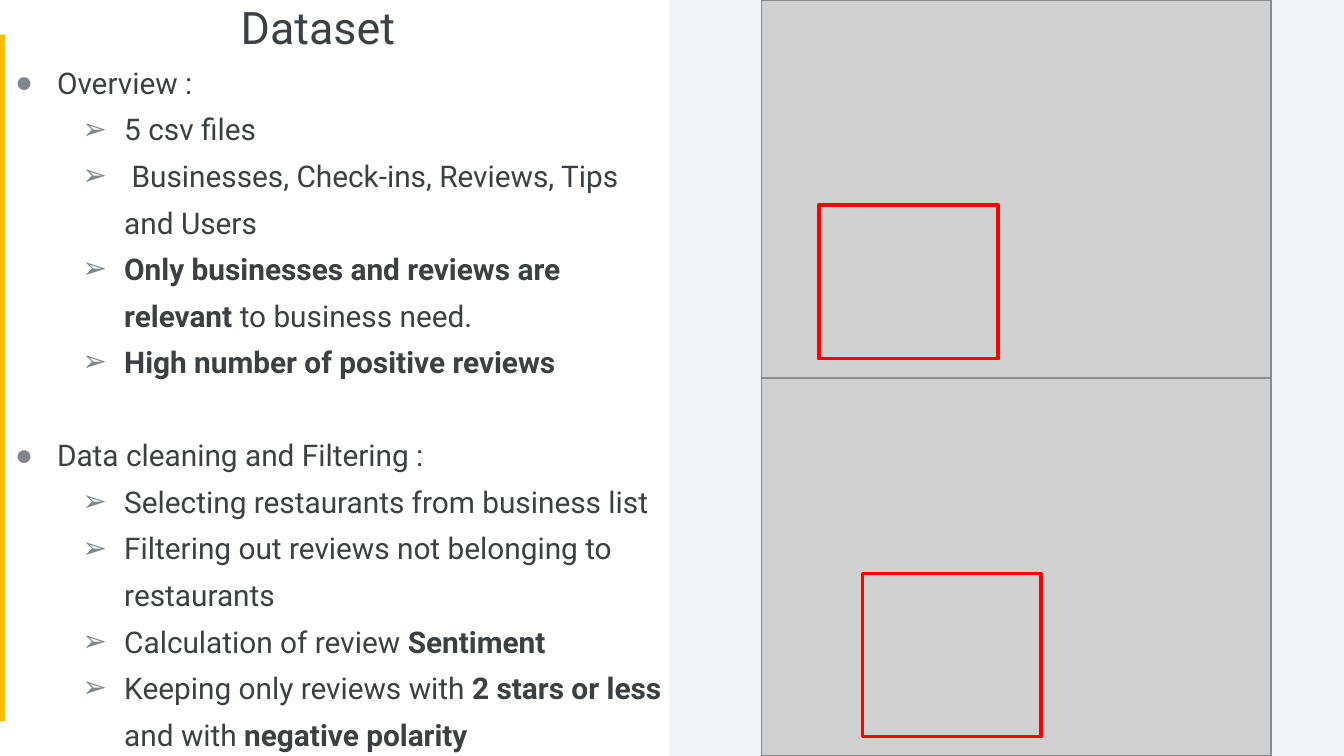
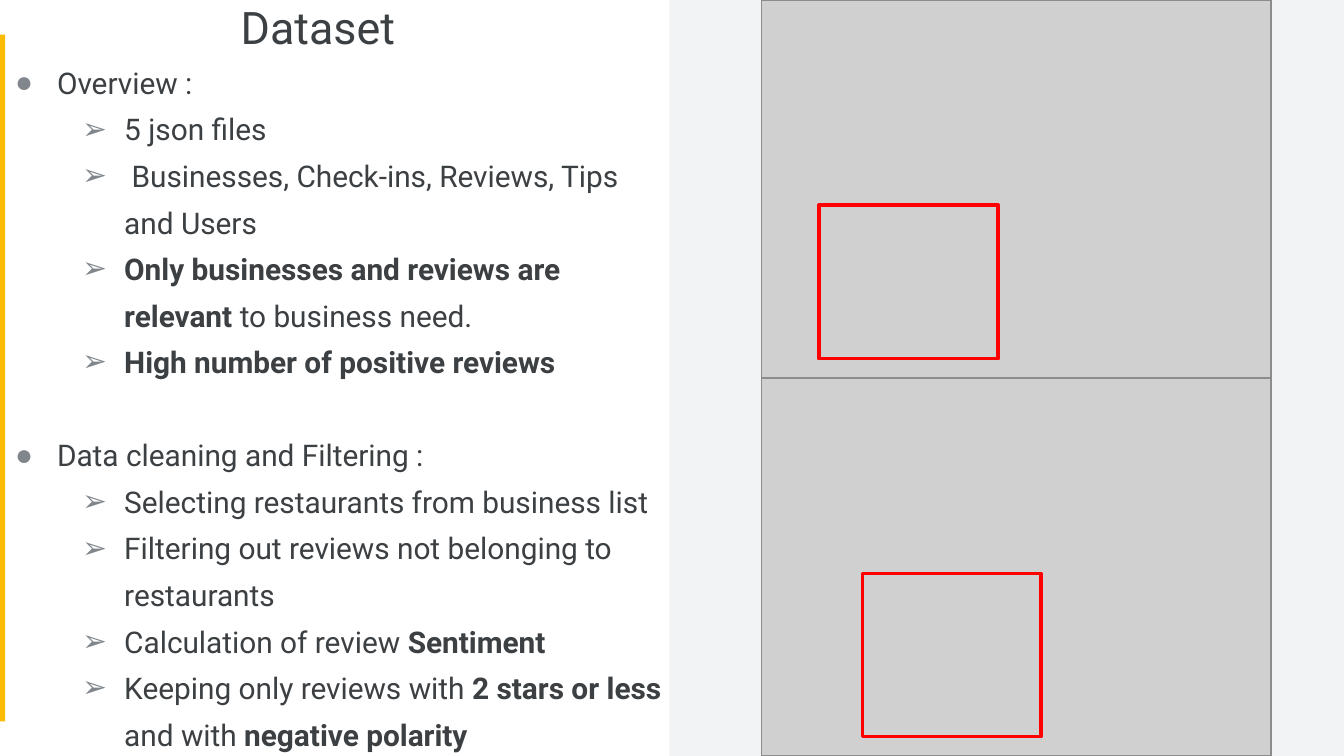
Before and after one commit to Faskill/Yelp-Reviews-Topic-Identification-and-Image-Classification, a slide deck: slide 5 of P6_03_Presentation.pptx. Drawn at 1344x756 pixels with LibreOffice and Linux fonts; fonts in the diff are those of the drawing; grey boxes stand for pictures. Boxes give left, top, right and bottom in pixels: in the first picture for what was removed or moved away, otherwise in the second. Text is boxed around its words. In the diff, an @@ line names an element or a change of style, - is before the commit and + after.

```diff
--- a/P6_03_Presentation.pptx
+++ b/P6_03_Presentation.pptx
@@ text at [124,117,267,147]: text changed @@
-  ➢ 5 csv files
+  ➢ 5 json files
```
Also in this commit, not shown: 5 other slides changed, 6 slides added, 6 slides removed.
